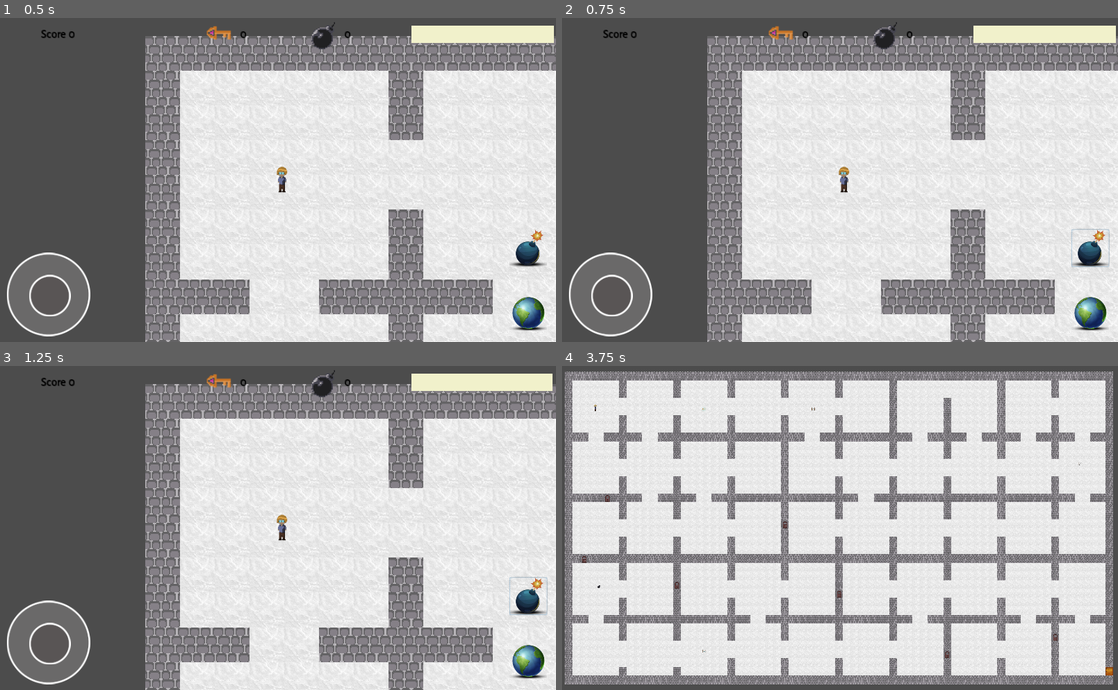
Above: before the commit, frames 1-4 (two rows, left to right).
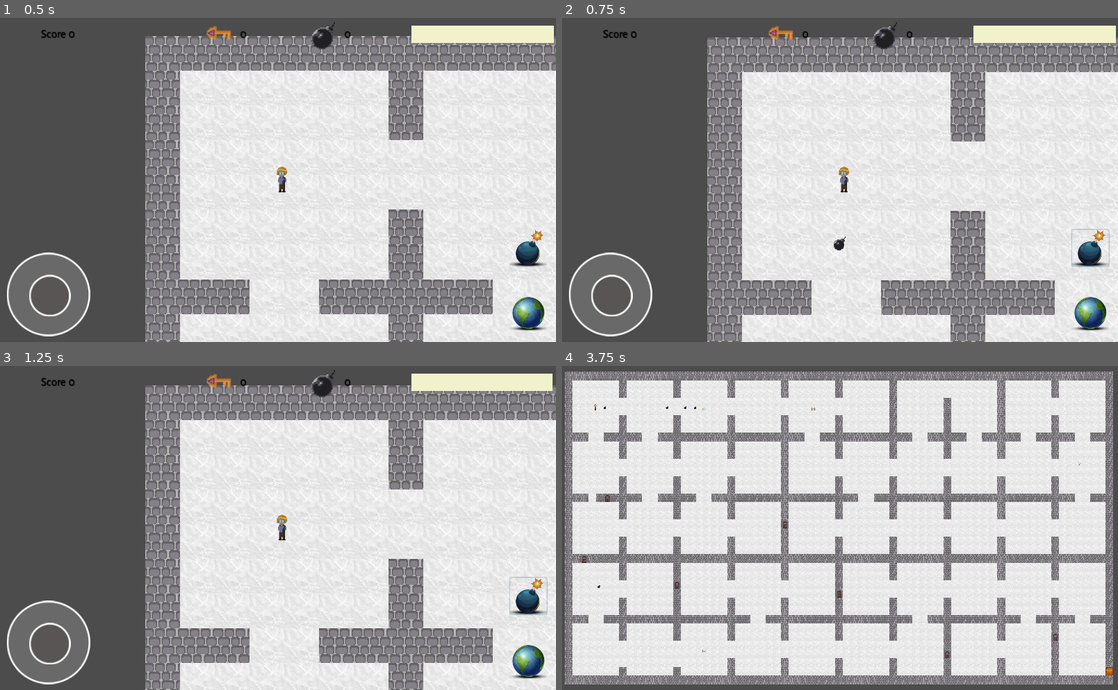
Above: after the commit, the same moments.

Repository: rogerdv/labyrinth
Game: Godot game, scene res://Scenes/lab04.tscn
The game is run twice, just before and just after one commit, with the same random seed, the same clock (stepped at 60 frames per second) and the same inputs. This scene is started directly instead of the project's main scene.
Inputs (mouse positions are in pixels of both pictures, inside the frame that each line leads up to):
- Up to frame 1 (0.5 s): no input
- Up to frame 2 (0.75 s): click (1090, 248) at 0.5 s
- Up to frame 3 (1.25 s): no input
- Up to frame 4 (3.75 s): click (1090, 660) at 1.25 s; tap Enter at 2 s; move the mouse to (962, 511) at 2.02 s; hold Right 2.03-2.75 s; tap Space at 2.1, 2.27, 2.57, 3.6 s; click (962, 511) at 2.17 s; drag from (728, 544) to (706, 408) at 2.77 s; move the mouse to (895, 456) at 3.52 s; hold Right from 3.53 s (still down)

Frame 1 is identical in both runs. In frame 2, 4.5% of the frame differs, in the area x 26-100%, y 5-100%; in frame 3, 4.4%; in frame 4, less than 0.1%.

Commit message:
Some changes

Diff:
--- a/Scripts/ghost.gd
+++ b/Scripts/ghost.gd
@@ -6,7 +6,7 @@
 var path
 onready var nav = get_node("../Navigation2D")
 const CHARACTER_SPEED = 110
-
+var DelayCounter = 0
 
 func _ready() -> void:
 	$Sprite.visible = false
@@ -20,6 +20,10 @@
 			$Sprite.visible = true
 
 	if $Sprite.visible and !GameInstance.paused:		#We are working
+		if DelayCounter<1.5:
+			DelayCounter+=delta
+			return
+
 		#print("The sprite is visible, check path")
 		path = nav.get_simple_path(global_position, get_node("../player").global_position)
 		if path.size()>0:
@@ -68,6 +72,7 @@
 
 func _on_VisibilityNotifier2D_screen_exited() -> void:
 	print("Not visible, disabling")
+	PlayerVisible = false
 	$Sprite.visible = false
 
 
--- a/Scripts/player.gd
+++ b/Scripts/player.gd
@@ -151,9 +151,9 @@
 
 
 func FireBomb():
-	if GameInstance.bombs==0:
-		return
-	GameInstance.bombs-=1
+	#if GameInstance.bombs==0:
+	#	return
+	#GameInstance.bombs-=1
 	get_parent().get_node("CanvasLayer/UI").set_bombs(GameInstance.bombs)
 	GameInstance.BombsUsed+=1
 	var b = bomb.instance()
@@ -174,3 +174,7 @@
 
 	get_parent().add_child(b)
 	b.position = position + vec * 25
+
+
+func _on_limit_body_entered(body: Node) -> void:
+	pass # Replace with function body.
